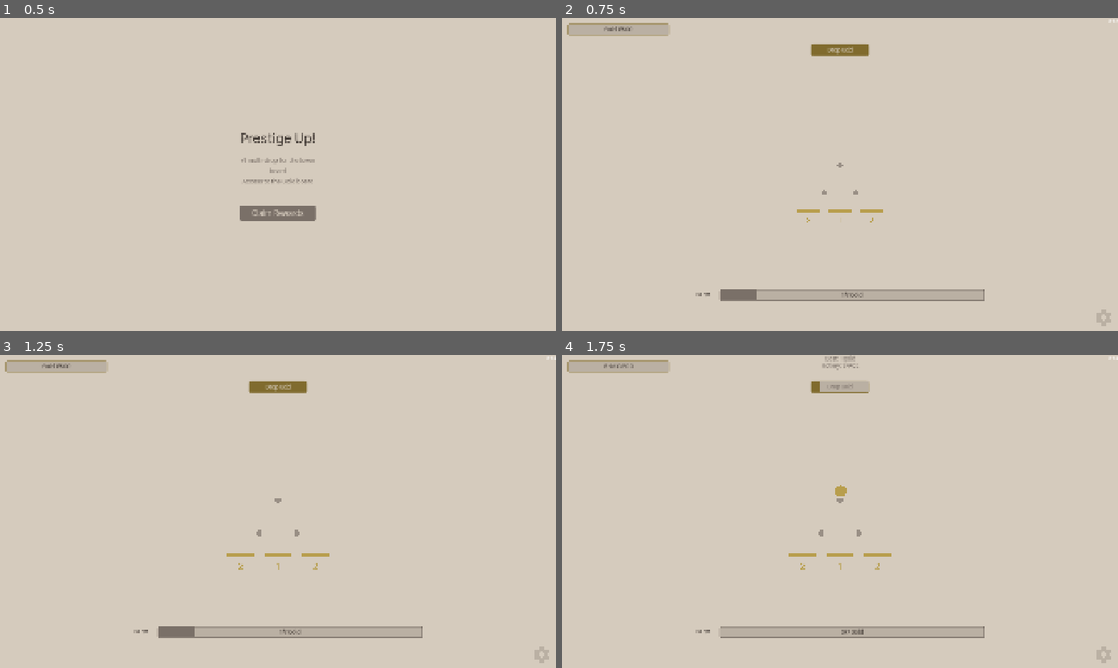
Above: before the commit, frames 1-4 (two rows, left to right).
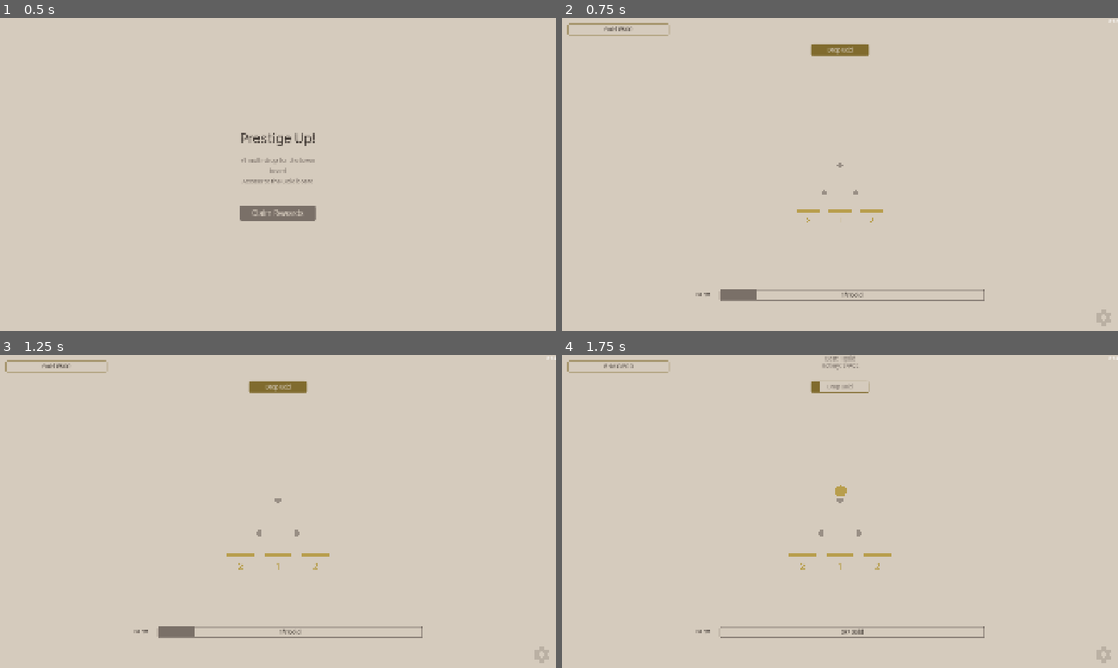
Above: after the commit, the same moments.

Repository: kjbrown-sandbox/pleenko
Game: Godot game, scene res://entities/prestige_screen/prestige_screen.tscn
Two runs of this game, one before a commit and one after it. Both use one fixed random seed, a clock stepped at 60 frames per second and the inputs below. This scene is started directly instead of the project's main scene.
Inputs:
- Up to frame 1 (0.5 s): no input
- Up to frame 2 (0.75 s): click "Claim Rewards" at 0.5 s
- Up to frame 3 (1.25 s): no input
- Up to frame 4 (1.75 s): click "Drop Gold" at 1.25 s

Frame 1 is identical in both runs. In frame 2, 1.5% of the frame differs, in the area x 1-76%, y 2-90%; in frame 3, 1.5%; in frame 4, 1.9%.

Commit message:
Drop section UI much nicer

Diff:
--- a/entities/fill_bar/fill_bar.gd
+++ b/entities/fill_bar/fill_bar.gd
@@ -242,9 +242,11 @@
 func set_plus_filled(can_afford: bool) -> void:
 	var t: VisualTheme = ThemeProvider.theme
 	var bg: Color = _fill_color if can_afford else t.button_bg_color
-	var text_col: Color = t.button_fill_text_color if can_afford else t.normal_text_color
+	var border: Color = _fill_color if can_afford else t.button_bg_color
+	var text_col: Color = t.button_fill_text_color if can_afford else t.button_disabled_text_color
 	for style in _plus_styles:
 		style.bg_color = bg
+		style.border_color = border
 	plus_button.add_theme_color_override("font_color", text_col)
 	plus_button.add_theme_color_override("font_hover_color", text_col)
 	plus_button.add_theme_color_override("font_pressed_color", text_col)
@@ -264,12 +266,14 @@
 	minus_button.disabled = is_disabled
 
 
-func set_minus_filled(active: bool) -> void:
-	var t: VisualTheme = ThemeProvider.theme
-	var bg: Color = _fill_color if active else t.button_bg_color
-	var text_col: Color = t.button_fill_text_color if active else t.normal_text_color
+func set_minus_filled(is_active: bool) -> void:
+	var t: VisualTheme = ThemeProvider.theme
+	var bg: Color = _fill_color if is_active else t.button_bg_color
+	var border: Color = _fill_color if is_active else t.button_bg_color
+	var text_col: Color = t.button_fill_text_color if is_active else t.button_disabled_text_color
 	for style in _minus_styles:
 		style.bg_color = bg
+		style.border_color = border
 	minus_button.add_theme_color_override("font_color", text_col)
 	minus_button.add_theme_color_override("font_hover_color", text_col)
 	minus_button.add_theme_color_override("font_pressed_color", text_col)
--- a/entities/plinko_board/plinko_board.gd
+++ b/entities/plinko_board/plinko_board.gd
@@ -606,7 +606,9 @@
 		var assigned: int = assignments.get(bid, 0)
 		var free: int = advanced_free if (bid as String).ends_with("_ADVANCED") else normal_free
 		bar.set_minus_disabled(assigned <= 0)
+		bar.set_minus_filled(assigned > 0)
 		bar.set_plus_disabled(free <= 0)
+		bar.set_plus_filled(free > 0)
 
 
 func get_drop_button(btn_id: StringName):
--- a/style_lab/presets/nier_parchment.tres
+++ b/style_lab/presets/nier_parchment.tres
@@ -33,7 +33,7 @@
 button_disabled_source = 4
 button_hovered_source = 15
 button_font = ExtResource("1_fbp74")
-button_bg_source = 4
+button_bg_source = 5
 button_fill_text_source = 5
 button_border_source = 2
 board_glow_opacity = 0.03
